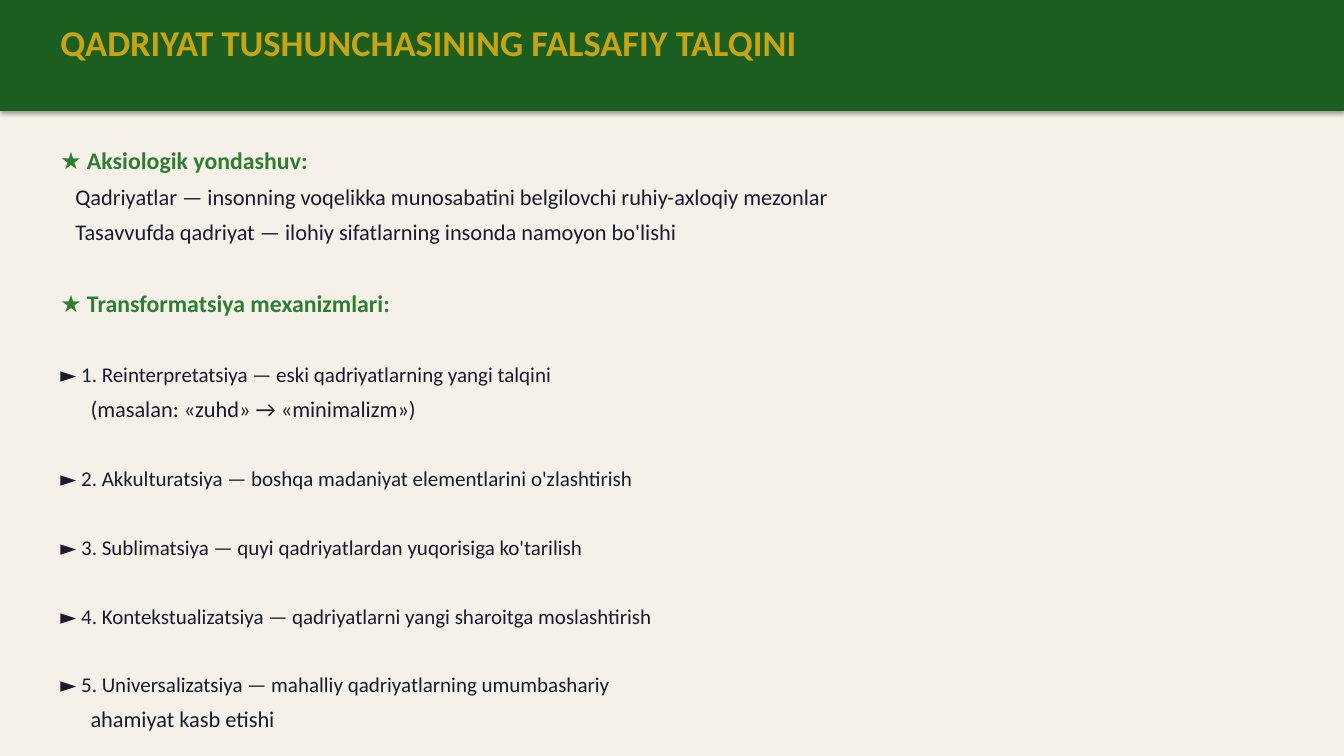
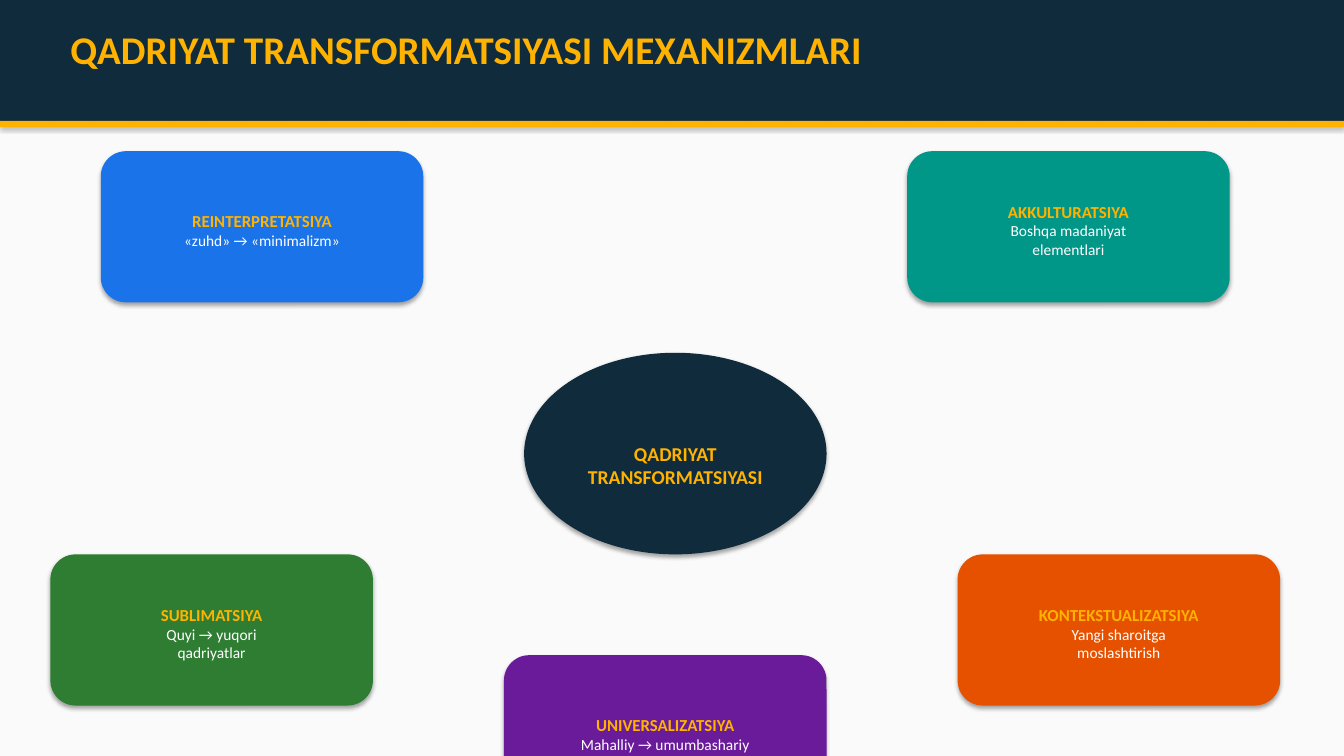
Before and after one commit to chinpolatovumidjon88-lab/BADIRYAR, a slide deck: slide 13 of Tasavvuf_Qadriyatlar_Taqdimot.pptx. Drawn at 1344x756 pixels with LibreOffice and Linux fonts; fonts in the diff are those of the drawing. Boxes give left, top, right and bottom in pixels: in the first picture for what was removed or moved away, otherwise in the second. Text is boxed around its words. In the diff, an @@ line names an element or a change of style, - is before the commit and + after.

Commit message:
Tasavvuf taqdimoti v2: grafiklar, sxemalar, diagrammalar bilan

```diff
--- a/Tasavvuf_Qadriyatlar_Taqdimot.pptx
+++ b/Tasavvuf_Qadriyatlar_Taqdimot.pptx
@@ background #F5F0E8 to #FAFAFA @@
@@ rectangle: place and size @@
-rectangle at box(0, 0, 1344, 111)
+rectangle at box(0, 0, 1344, 121)
@@ rectangle at box(0, 0, 1344, 121): fill #1B5E20 to #0F2B3C @@
@@ text at box(70, 38, 862, 69): text changed; size 26 to 28 pt; text colour #C8A415 to #FFB300 @@
-QADRIYAT TUSHUNCHASINING FALSAFIY TALQINI
+QADRIYAT TRANSFORMATSIYASI MEXANIZMLARI
@@ rectangle added at box(0, 121, 1344, 127), fill #FFB300 @@
@@ text removed at box(75, 152, 827, 731) @@
-★ Aksiologik yondashuv:
-Qadriyatlar — insonning voqelikka munosabatini belgilovchi ruhiy-axloqiy mezonlar
-Tasavvufda qadriyat — ilohiy sifatlarning insonda namoyon bo'lishi
-★ Transformatsiya mexanizmlari:
-► 1. Reinterpretatsiya — eski qadriyatlarning yangi talqini
-(masalan: «zuhd» → «minimalizm»)
-► 2. Akkulturatsiya — boshqa madaniyat elementlarini o'zlashtirish
-► 3. Sublimatsiya — quyi qadriyatlardan yuqorisiga ko'tarilish
-► 4. Kontekstualizatsiya — qadriyatlarni yangi sharoitga moslashtirish
-► 5. Universalizatsiya — mahalliy qadriyatlarning umumbashariy
-ahamiyat kasb etishi
@@ rounded rectangle added at box(101, 151, 423, 302), fill #1A73E8, 11 pt, text #FFFFFF @@
+REINTERPRETATSIYA
+«zuhd» → «minimalizm»
@@ rounded rectangle added at box(907, 151, 1230, 302), fill #009688, 11 pt, text #FFFFFF @@
+AKKULTURATSIYA
+Boshqa madaniyat
+elementlari
@@ ellipse added at box(524, 353, 827, 555), fill #0F2B3C, 14 pt, text #FFB300, bold @@
+QADRIYAT
+TRANSFORMATSIYASI
@@ rounded rectangle added at box(50, 555, 373, 706), fill #2E7D32, 11 pt, text #FFFFFF @@
+SUBLIMATSIYA
+Quyi → yuqori
+qadriyatlar
@@ rounded rectangle added at box(958, 555, 1280, 706), fill #E65100, 11 pt, text #FFFFFF @@
+KONTEKSTUALIZATSIYA
+Yangi sharoitga
+moslashtirish
@@ rounded rectangle added at box(504, 655, 827, 756), fill #6A1B9A, 11 pt, text #FFFFFF @@
+UNIVERSALIZATSIYA
+Mahalliy → umumbashariy
```
Also in this commit, not shown: 13 other slides changed, 1 slide added, 1 slide removed.
